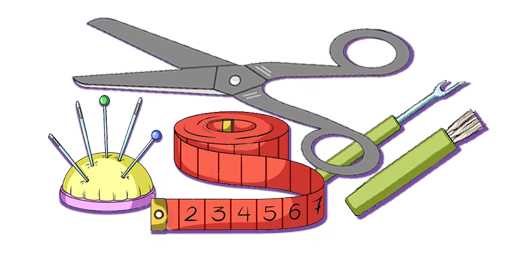
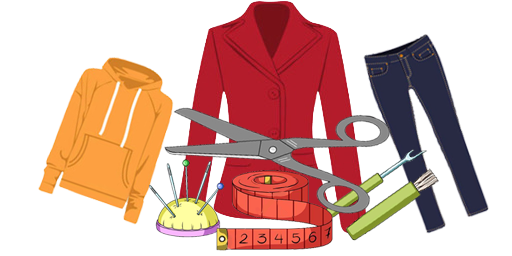
Layered file, before and after one edit (512px x 256px). Changes by layer:
painted on "Capa 3" over box(134, 114, 448, 251)
painted on "Capa 1" over box(49, 16, 486, 251)
added layer "Capa 5" above "Capa 6" over box(174, 1, 368, 234)
added layer "Capa 6" above "Capa 4" over box(363, 34, 489, 234)
added layer "Capa 4" above "Capa 2" over box(38, 57, 174, 225)
hid "Capa 2" over box(48, 16, 491, 244)
